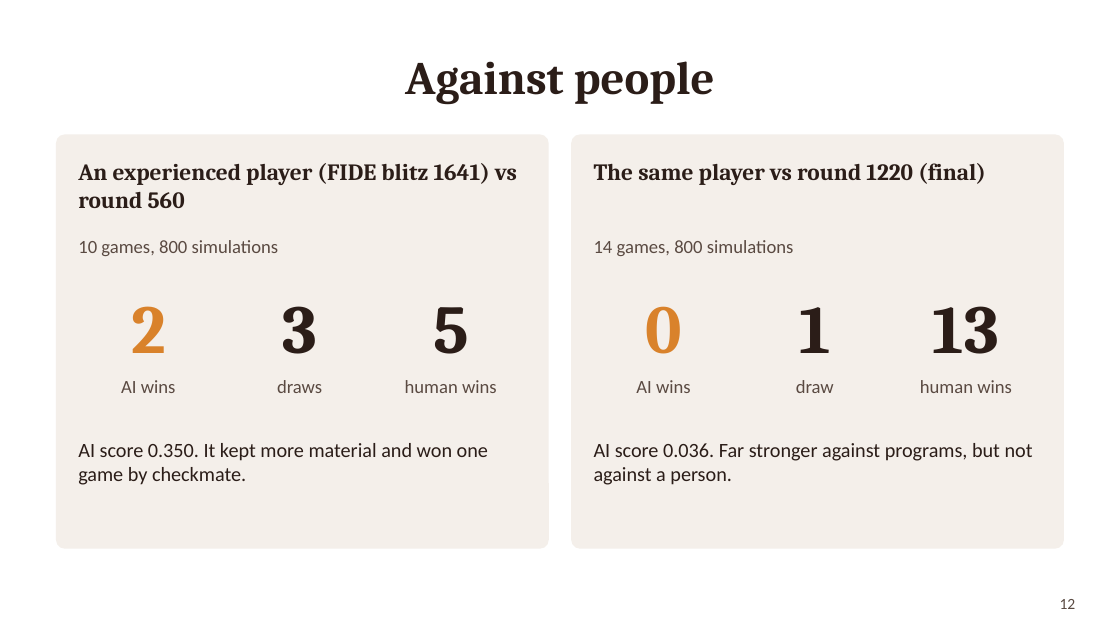
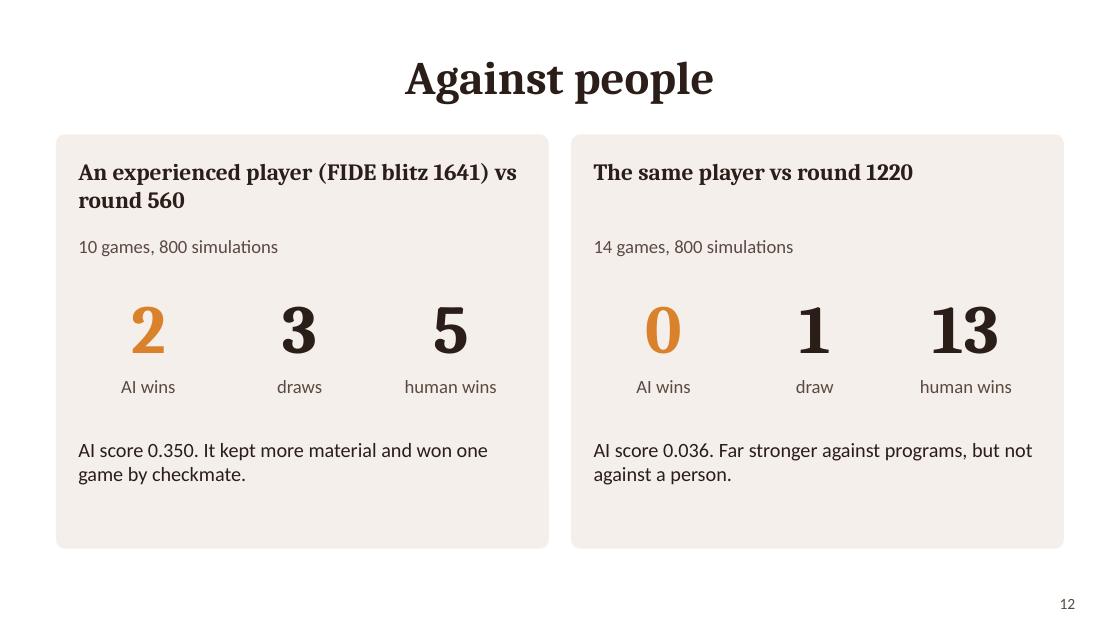
Before and after one commit to f20241463-cmd/CS-F407-chaturanga, a slide deck: slide 12 of report/ChaturangZero_Slides.pptx. Drawn at 1120x630 pixels with LibreOffice and Linux fonts; fonts in the diff are those of the drawing. Boxes give left, top, right and bottom in pixels: in the first picture for what was removed or moved away, otherwise in the second. Text is boxed around its words. In the diff, an @@ line names an element or a change of style, - is before the commit and + after.

```diff
--- a/report/ChaturangZero_Slides.pptx
+++ b/report/ChaturangZero_Slides.pptx
@@ text at (594, 164, 913, 185): text changed @@
-The same player vs round 1220 (final)
+The same player vs round 1220
```
Also in this commit, not shown: 3 other slides changed, 24 other files.
